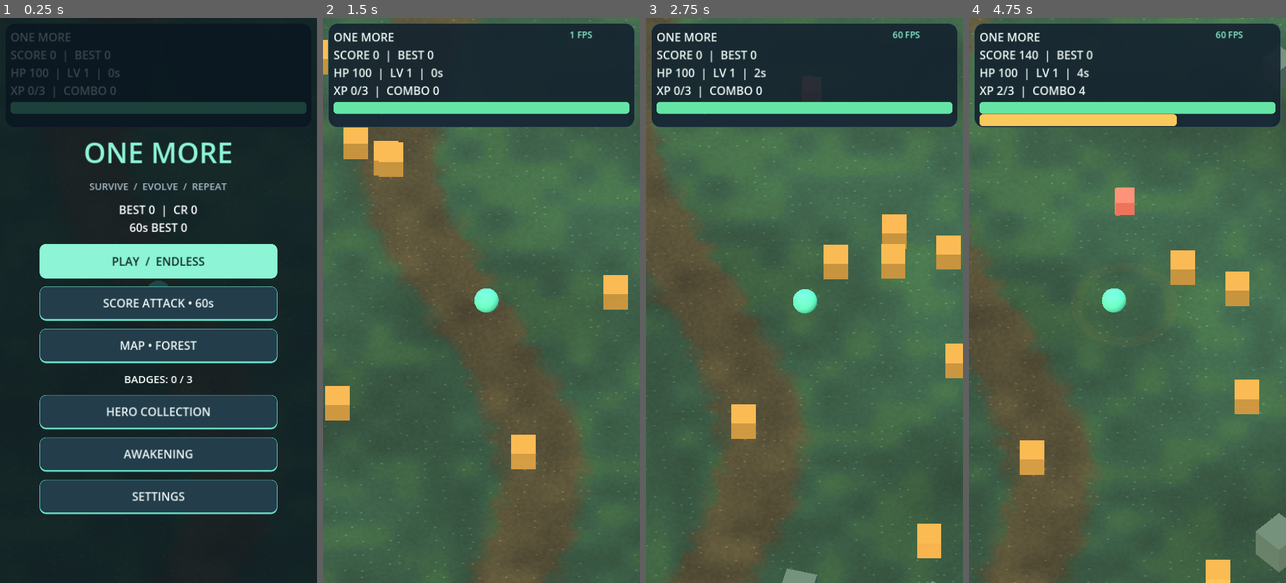
Above: before the commit, frames 1-4 (left to right).
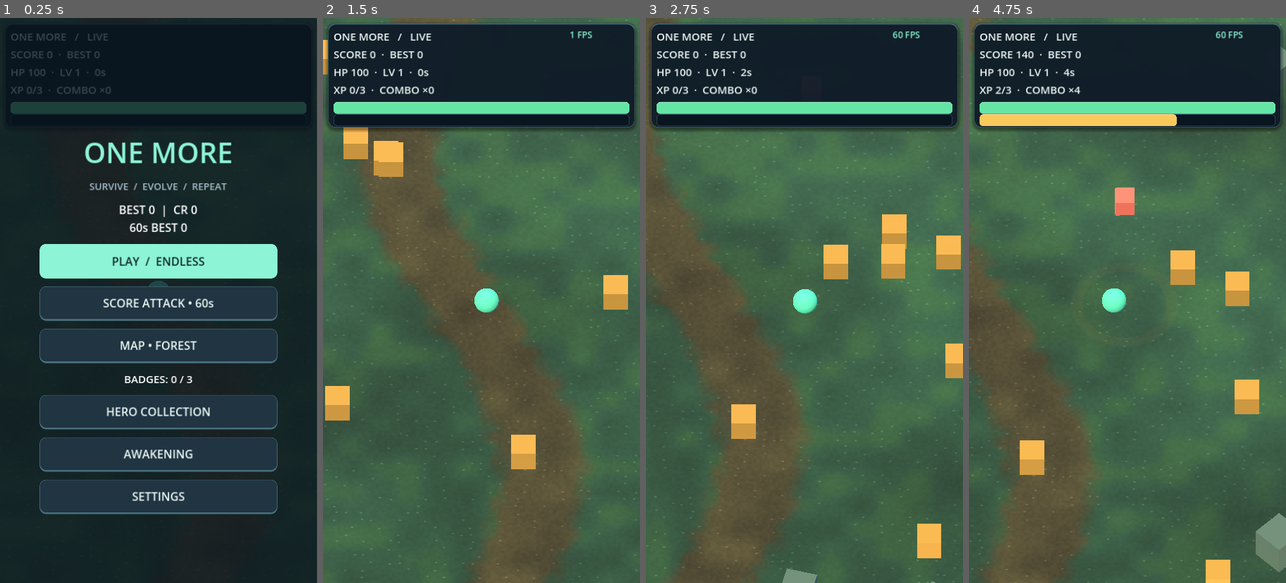
Above: after the commit, the same moments.

Repository: gemini13334-beep/---
Game: Godot game, scene res://main.tscn
Two runs of this game, one before a commit and one after it. Both use one fixed random seed, a clock stepped at 60 frames per second and the inputs below.
Inputs (mouse positions are in pixels of both pictures, inside the frame that each line leads up to):
- Up to frame 1 (0.25 s): no input
- Up to frame 2 (1.5 s): click "PLAY / ENDLESS" at 0.5 s; tap Enter at 1.25 s; move the mouse to (551, 272) at 1.27 s; hold Right (ui_right) from 1.28 s (still down); click (551, 272) at 1.42 s
- Up to frame 3 (2.75 s): release Right (ui_right) at 2 s; drag from (741, 328) to (788, 413) at 2.02 s
- Up to frame 4 (4.75 s): move the mouse to (1159, 176) at 2.77 s; hold Right (ui_right) 2.78-3.5 s; drag from (1111, 413) to (1032, 215) at 3.52 s; move the mouse to (1222, 385) at 4.27 s; hold Left (ui_left) from 4.28 s (still down)

The runs differ from the first frame. In frame 1, 2.5% of the frame differs, in the area x 3-97%, y 2-88%; in frame 2, 2.3%; in frame 3, 2.2%; in frame 4, 2.4%.

Commit message:
Polish 05: cohesive HUD surfaces, button states and health feedback

Diff:
--- a/one-more/arena.gd
+++ b/one-more/arena.gd
@@ -267,10 +267,14 @@
 	panel.size = dimensions
 	panel.mouse_filter = Control.MOUSE_FILTER_IGNORE
 	var style := StyleBoxFlat.new()
-	style.bg_color = Color("#14232ee8")
+	style.bg_color = Color("#101d29f2")
+	style.shadow_color = Color(0,0,0,0.38)
+	style.shadow_size = 8
+	style.shadow_offset = Vector2(0,4)
 	style.border_color = Color("#416475")
 	style.set_border_width_all(1)
-	style.set_corner_radius_all(20)
+	style.border_width_top = 3
+	style.set_corner_radius_all(16)
 	panel.add_theme_stylebox_override("panel",style)
 	layer.add_child(panel)
 	return panel
@@ -278,12 +282,16 @@
 func style_button(btn: Button) -> void:
 	for state in ["normal","hover","pressed","disabled"]:
 		var style := StyleBoxFlat.new()
-		style.bg_color = Color("#233d4b") if state == "normal" else Color("#365b68")
+		style.bg_color = Color("#203442") if state == "normal" else Color("#365b68")
+		if state == "pressed":
+			style.bg_color = Color("#142a34")
 		if state == "disabled":
 			style.bg_color = Color("#273038")
-		style.border_color = Color("#65d9c0")
+		style.border_color = Color("#476e7a") if state == "normal" else Color("#65d9c0")
+		if state == "disabled":
+			style.border_color = Color("#38434c")
 		style.set_border_width_all(1)
-		style.border_width_bottom = 4
+		style.border_width_bottom = 2 if state == "pressed" else 4
 		style.set_corner_radius_all(14)
 		btn.add_theme_stylebox_override(state,style)
 	btn.add_theme_color_override("font_color",Color("#edf8f5"))
@@ -304,10 +312,14 @@
 	bar.size = Vector2(672,18)
 	bar.show_percentage = false
 	var bg := StyleBoxFlat.new()
-	bg.bg_color = Color("#182b36")
+	bg.bg_color = Color("#09151f")
+	bg.border_color = Color("#36505f")
+	bg.set_border_width_all(1)
 	bg.set_corner_radius_all(8)
 	var fill := StyleBoxFlat.new()
 	fill.bg_color = color
+	fill.border_color = color.lightened(0.3)
+	fill.border_width_top = 2
 	fill.set_corner_radius_all(8)
 	bar.add_theme_stylebox_override("background",bg)
 	bar.add_theme_stylebox_override("fill",fill)
@@ -918,7 +930,8 @@
 	hud = Label.new()
 	layer.add_child(hud)
 	hud.position = Vector2(24,24)
-	hud.add_theme_font_size_override("font_size",26)
+	hud.add_theme_font_size_override("font_size",24)
+	hud.add_theme_constant_override("line_spacing",5)
 	hud.add_theme_color_override("font_color",Color("#eef8f5"))
 	hp_bar = make_bar(layer,190,Color("#65e5a5"))
 	xp_bar = make_bar(layer,218,Color("#f9c95b"))
@@ -1294,6 +1307,7 @@
 func update_hud() -> void:
 	hp_bar.max_value = max_hp
 	hp_bar.value = hp
+	hp_bar.modulate = Color("#ff8b79") if hp < max_hp*0.25 else Color.WHITE
 	xp_bar.max_value = level*3
 	xp_bar.value = xp
-	hud.text = "ONE MORE\nSCORE %d  |  BEST %d\nHP %d  |  LV %d  |  %ds\nXP %d/%d  |  COMBO %d\nKILLS %d  |  CREDITS %d" % [score,best,maxi(0,int(hp)),level,int(elapsed),xp,level*3,combo,kills,credits]
+	hud.text = "ONE MORE   /   LIVE\nSCORE %d  ·  BEST %d\nHP %d  ·  LV %d  ·  %ds\nXP %d/%d  ·  COMBO ×%d\nKILLS %d  ·  CREDITS %d" % [score,best,maxi(0,int(hp)),level,int(elapsed),xp,level*3,combo,kills,credits]
